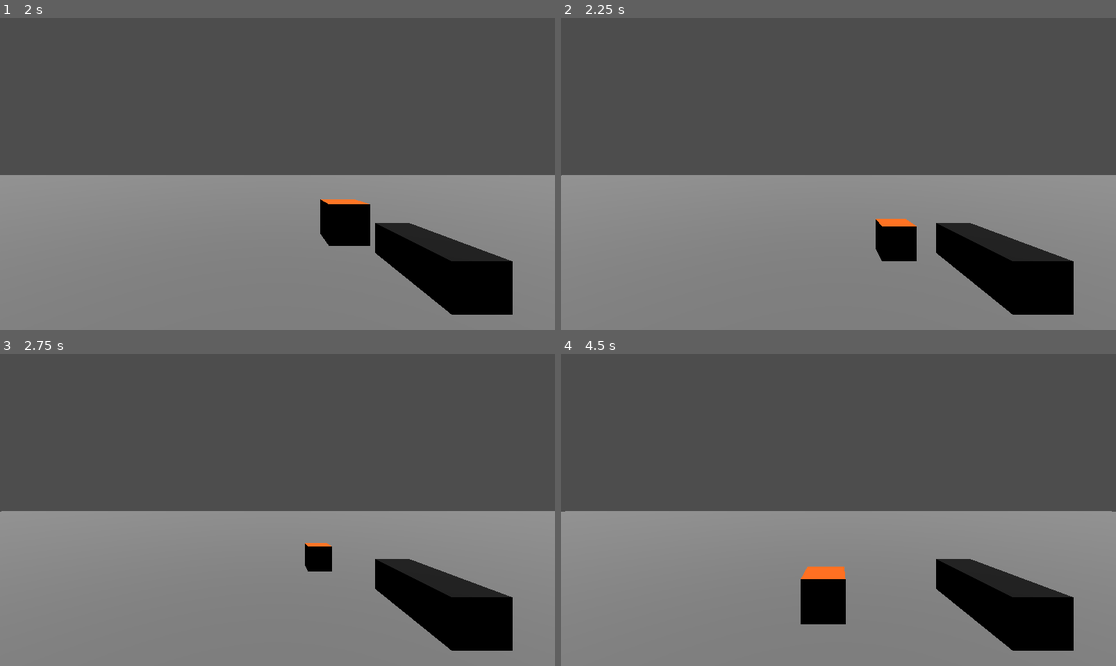
Above: before the commit, frames 1-4 (two rows, left to right).
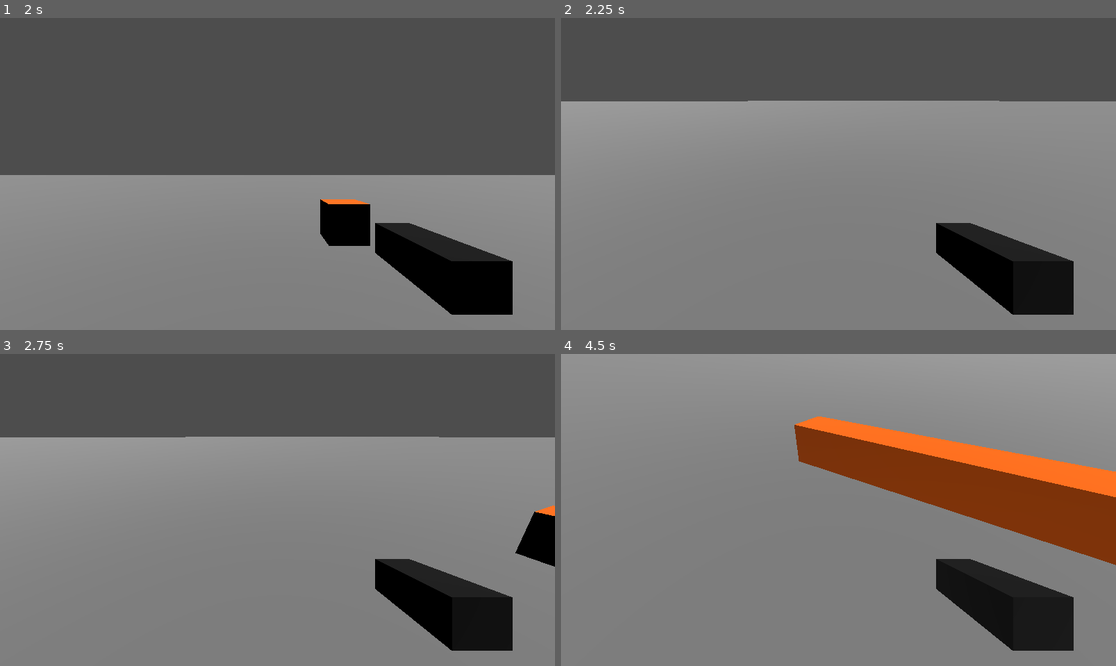
Above: after the commit, the same moments.

Repository: banane42/godot_spawn_sync
Game: Godot game, scene res://scenes/startup.tscn
Two runs of this game, one before a commit and one after it. Both use one fixed random seed, a clock stepped at 60 frames per second and the inputs below.
Inputs (mouse positions are in pixels of both pictures, inside the frame that each line leads up to):
- Up to frame 1 (2 s): tap Enter at 0.5 s; move the mouse to (399, 158) at 0.52 s; hold D (move_right) 0.53-1.25 s; tap Down (look_down) at 0.6 s; tap Space (jump) at 0.77 s; click "Host" at 1.25 s
- Up to frame 2 (2.25 s): tap Space (jump) at 2 s; move the mouse to (727, 189) at 2.02 s; hold S (move_backward) from 2.03 s (still down); tap Left (look_left) at 2.1 s
- Up to frame 3 (2.75 s): keep holding S (move_backward); tap Space (jump) at 2.27 s
- Up to frame 4 (4.5 s): move the mouse to (894, 441) at 2.77 s; release S (move_backward) at 2.78 s; hold D (move_right) 2.78-3.53 s; tap Right (look_right) at 2.85 s; move the mouse to (810, 572) at 3.52 s; hold W (move_forward) 3.53-4.28 s; tap Up (look_up) at 3.6 s; tap Space (jump) at 3.77 s; move the mouse to (1005, 556) at 4.27 s; hold A (move_left) from 4.28 s (still down); tap Down (look_down) at 4.35 s

Frame 1 is identical in both runs. In frame 2, 25% of the frame differs, in the area x 0-100%, y 26-78%; in frame 3, 25%; in frame 4, 56%, in the area x 0-100%, y 0-96%.

Commit message:
mouse moving!

Diff:
--- a/objects/player.tscn
+++ b/objects/player.tscn
@@ -6,13 +6,6 @@
 [sub_resource type="CapsuleShape3D" id="CapsuleShape3D_l8fli"]
 
 [sub_resource type="CapsuleMesh" id="CapsuleMesh_m84c7"]
-
-[sub_resource type="StandardMaterial3D" id="StandardMaterial3D_x10no"]
-albedo_color = Color(0, 0, 0, 1)
-
-[sub_resource type="BoxMesh" id="BoxMesh_1qcyp"]
-material = SubResource("StandardMaterial3D_x10no")
-size = Vector3(0.13, 0.115, 0.345)
 
 [sub_resource type="SceneReplicationConfig" id="SceneReplicationConfig_n0m5b"]
 properties/0/path = NodePath(".:player")
@@ -32,13 +25,20 @@
 properties/1/path = NodePath(".:input_direction")
 properties/1/spawn = true
 properties/1/replication_mode = 1
-properties/2/path = NodePath(".:input_rotation")
-properties/2/spawn = true
-properties/2/replication_mode = 1
+properties/2/path = NodePath(".:mouse_motion")
+properties/2/spawn = false
+properties/2/replication_mode = 2
 
-[node name="Player" type="CharacterBody3D" node_paths=PackedStringArray("gun_mount")]
+[sub_resource type="StandardMaterial3D" id="StandardMaterial3D_x10no"]
+albedo_color = Color(0, 0, 0, 1)
+
+[sub_resource type="BoxMesh" id="BoxMesh_1qcyp"]
+material = SubResource("StandardMaterial3D_x10no")
+size = Vector3(0.13, 0.115, 0.345)
+
+[node name="Player" type="CharacterBody3D" node_paths=PackedStringArray("camera_mount")]
 script = ExtResource("1_mbwy0")
-gun_mount = NodePath("Model/GunMount")
+camera_mount = NodePath("CameraMount")
 
 [node name="HitBox" type="CollisionShape3D" parent="."]
 transform = Transform3D(1, 0, 0, 0, 1, 0, 0, 0, 1, 0, 1, 0)
@@ -49,13 +49,6 @@
 
 [node name="Mesh" type="MeshInstance3D" parent="Model"]
 mesh = SubResource("CapsuleMesh_m84c7")
-skeleton = NodePath("../..")
-
-[node name="GunMount" type="Node3D" parent="Model"]
-
-[node name="Gun" type="MeshInstance3D" parent="Model/GunMount"]
-transform = Transform3D(1, 0, 0, 0, 1, 0, 0, 0, 1, 0.44, 0.49, -1.077)
-mesh = SubResource("BoxMesh_1qcyp")
 skeleton = NodePath("../..")
 
 [node name="ServerSynchron" type="MultiplayerSynchronizer" parent="."]
@@ -72,3 +65,11 @@
 transform = Transform3D(1, 0, 0, 0, 1, 0, 0, 0, 1, 0, 1.73523, -0.468069)
 
 [node name="Camera3D" type="Camera3D" parent="CameraMount"]
+
+[node name="GunMount" type="Node3D" parent="CameraMount"]
+transform = Transform3D(1, 0, 0, 0, 1, 0, 0, 0, 1, 0, -0.73523, 0.468069)
+
+[node name="Gun" type="MeshInstance3D" parent="CameraMount/GunMount"]
+transform = Transform3D(1, 0, 0, 0, 1, 0, 0, 0, 1, 0.44, 0.49, -1.077)
+mesh = SubResource("BoxMesh_1qcyp")
+skeleton = NodePath("../../../Model")
--- a/scripts/player.gd
+++ b/scripts/player.gd
@@ -13,11 +13,12 @@
 		$InputSynchron.set_multiplayer_authority(id)
 
 @onready var input = $InputSynchron
-@export var gun_mount: Node3D
+@export var camera_mount: Node3D
 
 # Only runs if this is the server
 func _ready():
 	set_process(multiplayer.is_server())
+	#set_physics_process(multiplayer.is_server())
 
 func _physics_process(delta):
 	# Add the gravity.
@@ -41,8 +42,9 @@
 		velocity.x = move_toward(velocity.x, 0, SPEED)
 		velocity.z = move_toward(velocity.z, 0, SPEED)
 
-	rotate_y(-input.input_rotation.x * LOOK_SENSITIVITY)
-	gun_mount.rotate_x(-input.input_rotation.y * LOOK_SENSITIVITY)
-	gun_mount.rotation.x = clamp(gun_mount.rotation.x, -PI * 0.5, PI * 0.5)
+	rotate_y(-input.mouse_motion.x * LOOK_SENSITIVITY)
+	camera_mount.rotate_x(-input.mouse_motion.y * LOOK_SENSITIVITY)
+	camera_mount.rotation.x = clamp(camera_mount.rotation.x, -PI * 0.5, PI * 0.5)
+	#input.input_rotation = Vector2()
 
 	move_and_slide()
--- a/scripts/player_input.gd
+++ b/scripts/player_input.gd
@@ -2,7 +2,9 @@
 
 @export var is_jumping := false
 @export var input_direction := Vector2()
-@export var input_rotation := Vector2()
+#@export var input_rotation := Vector2()
+@export var mouse_motion := Vector2()
+var previous_mouse_motion := Vector2()
 @export var camera: Camera3D
 @export var player: Node3D
 
@@ -10,27 +12,38 @@
 func _ready():
 	if get_multiplayer_authority() == multiplayer.get_unique_id():
 		camera.make_current()
+		Input.mouse_mode = Input.MOUSE_MODE_CAPTURED
 	else:
 		set_process(false)
+		set_physics_process(false)
 		set_process_input(false)
 
 func _input(event: InputEvent):
 	if event is InputEventMouseMotion:
-		print("Relative: " + str(event.relative))
+		#_rotate_camera(event.relative.normalized())
+		previous_mouse_motion = event.relative
 
 func _process(_delta: float):
 	input_direction = Input.get_vector("move_left", "move_right", "move_forward", "move_backward")
 	#input_rotation = Input.get_vector("look_left", "look_right", "look_up", "look_down")
 
-	camera.rotate_x(-input_rotation.y * player.LOOK_SENSITIVITY)
-	camera.rotation.x = clamp(camera.rotation.x, -PI * 0.5, PI * 0.5)
+	#camera.rotate_x(-input_rotation.y * player.LOOK_SENSITIVITY)
+	#camera.rotation.x = clamp(camera.rotation.x, -PI * 0.5, PI * 0.5)
 
 	if Input.is_action_just_pressed("jump"):
 		jump.rpc()
 
+func _physics_process(delta: float):
+	if mouse_motion.distance_to(previous_mouse_motion) > 0.0:
+		mouse_motion = previous_mouse_motion
+	else:
+		previous_mouse_motion = Vector2.ZERO
+		mouse_motion = Vector2.ZERO
+
 func _rotate_camera(mouse_vec: Vector2):
 	camera.rotate_x(-mouse_vec.y * player.LOOK_SENSITIVITY)
 	camera.rotation.x = clamp(camera.rotation.x, -PI * 0.5, PI * 0.5)
+	#input_rotation = mouse_vec
 
 
 @rpc("call_local")
